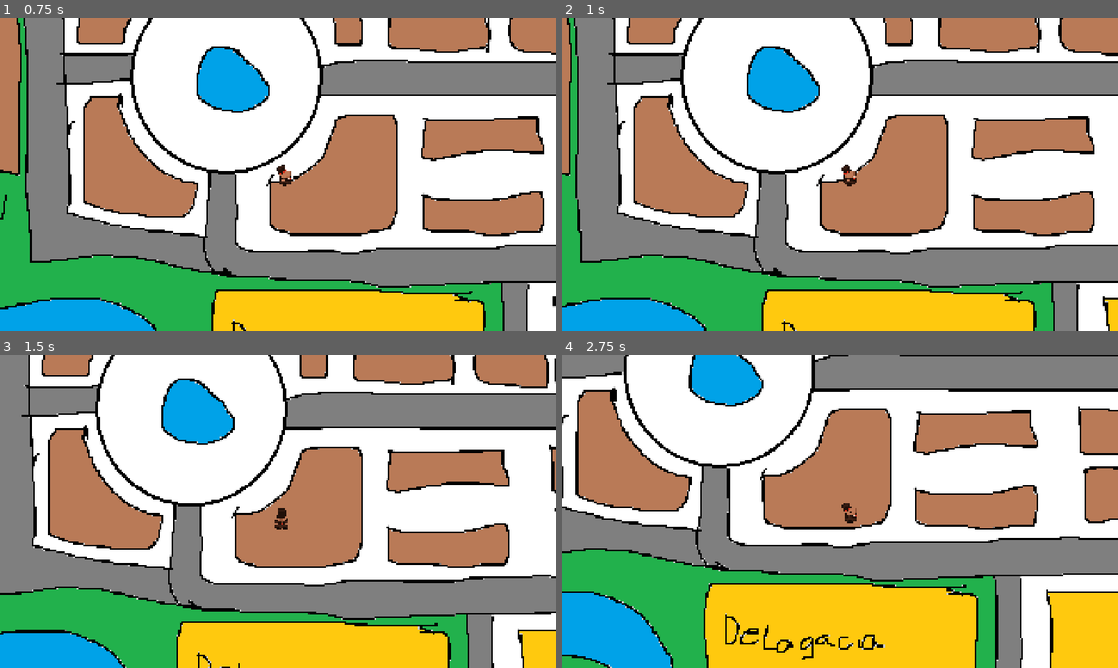
Above: before the commit, frames 1-4 (two rows, left to right).
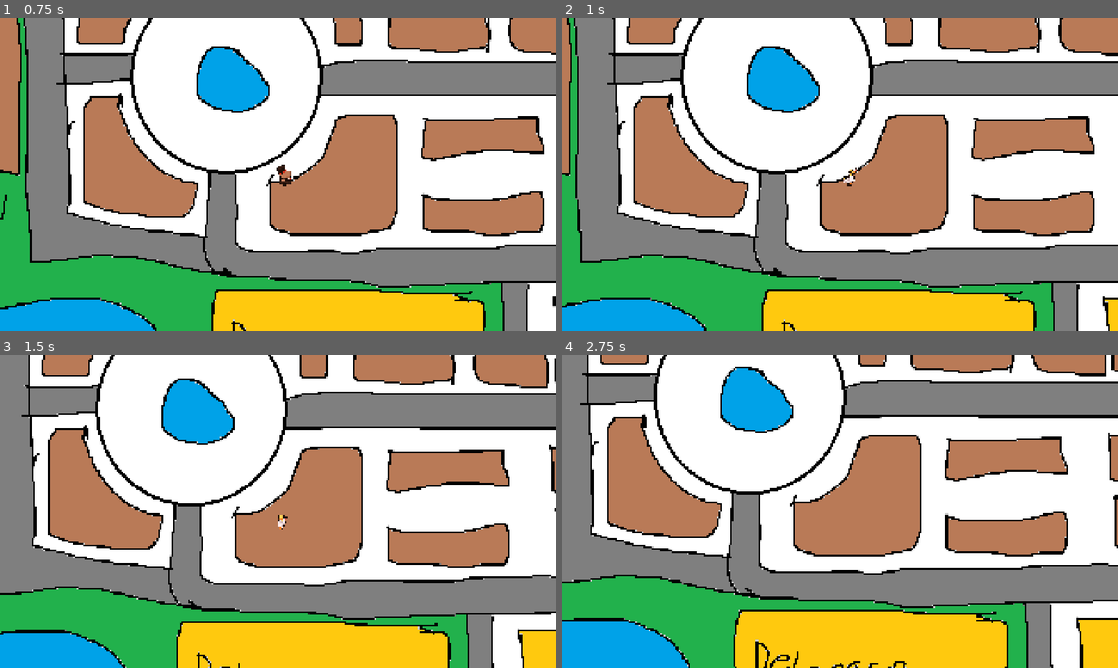
Above: after the commit, the same moments.

Repository: Lulu-caxz/game-jam-ln
Game: Godot game, scene res://scenes/jogo.tscn
Same seed, same stepped clock (60 frames per second), same inputs: the game is played once before the commit and once after it.
Inputs:
- Up to frame 1 (0.75 s): tap Enter at 0.5 s; hold Right (ui_right) from 0.53 s (still down); tap 1 (1, bound only after the commit) at 0.6 s
- Up to frame 2 (1 s): keep holding Right (ui_right); tap 2 (2, bound only after the commit) at 0.8 s
- Up to frame 3 (1.5 s): release Right (ui_right) at 1.28 s; hold Down (ui_down) from 1.28 s (still down); tap 2 (2, bound only after the commit) at 1.35 s
- Up to frame 4 (2.75 s): tap 3 (3, bound only after the commit) at 1.55, 2.1 s; release Down (ui_down) at 2.03 s; hold Right (ui_right) from 2.03 s (still down); tap 1 (1, bound only after the commit) at 2.3 s

Frame 1 is identical in both runs. In frame 2, 0.1% of the frame differs, in the area x 50-54%, y 46-54%; in frame 3, 0.1%; in frame 4, 63%, in the area x 0-100%, y 0-100%.
Error after the commit: Cannot call method 'show' on a null value. (res://scripts/player.gd:26)

Commit message:
pato e musica

Diff:
--- a/project.godot
+++ b/project.godot
@@ -65,6 +65,21 @@
 "deadzone": 0.2,
 "events": []
 }
+1={
+"deadzone": 0.2,
+"events": [Object(InputEventKey,"resource_local_to_scene":false,"resource_name":"","device":-1,"window_id":0,"alt_pressed":false,"shift_pressed":false,"ctrl_pressed":false,"meta_pressed":false,"pressed":false,"keycode":0,"physical_keycode":49,"key_label":0,"unicode":49,"location":0,"echo":false,"script":null)
+]
+}
+2={
+"deadzone": 0.2,
+"events": [Object(InputEventKey,"resource_local_to_scene":false,"resource_name":"","device":-1,"window_id":0,"alt_pressed":false,"shift_pressed":false,"ctrl_pressed":false,"meta_pressed":false,"pressed":false,"keycode":0,"physical_keycode":50,"key_label":0,"unicode":50,"location":0,"echo":false,"script":null)
+]
+}
+3={
+"deadzone": 0.2,
+"events": [Object(InputEventKey,"resource_local_to_scene":false,"resource_name":"","device":-1,"window_id":0,"alt_pressed":false,"shift_pressed":false,"ctrl_pressed":false,"meta_pressed":false,"pressed":false,"keycode":0,"physical_keycode":51,"key_label":0,"unicode":51,"location":0,"echo":false,"script":null)
+]
+}
 
 [physics]
 
--- a/scenes/jogo.tscn
+++ b/scenes/jogo.tscn
@@ -2,9 +2,16 @@
 
 [ext_resource type="PackedScene" uid="uid://c8tfog1w6sb3i" path="res://scenes/mapa.tscn" id="1_sq8yp"]
 [ext_resource type="PackedScene" uid="uid://gmp0jsw3nssa" path="res://scenes/player.tscn" id="2_1b3iq"]
+[ext_resource type="AudioStream" uid="uid://dcm35x4knjw7t" path="res://sounds/MusicaBaseJogo.mp3" id="3_1b3iq"]
 
 [node name="Jogo" type="Node2D" unique_id=748497634]
 
 [node name="Mapa" parent="." unique_id=1891813993 instance=ExtResource("1_sq8yp")]
 
 [node name="Player" parent="." unique_id=1284986966 instance=ExtResource("2_1b3iq")]
+
+[node name="AudioStreamPlayer" type="AudioStreamPlayer" parent="." unique_id=1668779587]
+stream = ExtResource("3_1b3iq")
+autoplay = true
+mix_target = 1
+parameters/looping = true
--- a/scenes/player.tscn
+++ b/scenes/player.tscn
@@ -2,6 +2,7 @@
 
 [ext_resource type="Script" uid="uid://cdidvfku40v22" path="res://scripts/player.gd" id="1_g2els"]
 [ext_resource type="Texture2D" uid="uid://bch72wbree8ao" path="res://sprites/Capy_Talista.png" id="2_g2els"]
+[ext_resource type="Texture2D" uid="uid://c7jodccsiu7v2" path="res://sprites/PsicoPatoSheet.png" id="3_qhqgy"]
 
 [sub_resource type="RectangleShape2D" id="RectangleShape2D_26022"]
 size = Vector2(18.661259, 23.529411)
@@ -183,6 +184,189 @@
 }, {
 "duration": 1.0,
 "texture": SubResource("AtlasTexture_i4ail")
+}],
+"loop": 1,
+"name": &"esquerda_move",
+"speed": 5.0
+}]
+
+[sub_resource type="AtlasTexture" id="AtlasTexture_a38lo"]
+atlas = ExtResource("3_qhqgy")
+region = Rect2(96, 0, 32, 32)
+
+[sub_resource type="AtlasTexture" id="AtlasTexture_4ni07"]
+atlas = ExtResource("3_qhqgy")
+region = Rect2(0, 128, 32, 32)
+
+[sub_resource type="AtlasTexture" id="AtlasTexture_l71n6"]
+atlas = ExtResource("3_qhqgy")
+region = Rect2(32, 128, 32, 32)
+
+[sub_resource type="AtlasTexture" id="AtlasTexture_ke2ow"]
+atlas = ExtResource("3_qhqgy")
+region = Rect2(64, 128, 32, 32)
+
+[sub_resource type="AtlasTexture" id="AtlasTexture_ujl30"]
+atlas = ExtResource("3_qhqgy")
+region = Rect2(96, 128, 32, 32)
+
+[sub_resource type="AtlasTexture" id="AtlasTexture_31cv2"]
+atlas = ExtResource("3_qhqgy")
+region = Rect2(64, 0, 32, 32)
+
+[sub_resource type="AtlasTexture" id="AtlasTexture_pf23h"]
+atlas = ExtResource("3_qhqgy")
+region = Rect2(0, 96, 32, 32)
+
+[sub_resource type="AtlasTexture" id="AtlasTexture_dt7fs"]
+atlas = ExtResource("3_qhqgy")
+region = Rect2(32, 96, 32, 32)
+
+[sub_resource type="AtlasTexture" id="AtlasTexture_wqfne"]
+atlas = ExtResource("3_qhqgy")
+region = Rect2(64, 96, 32, 32)
+
+[sub_resource type="AtlasTexture" id="AtlasTexture_wnwbv"]
+atlas = ExtResource("3_qhqgy")
+region = Rect2(96, 96, 32, 32)
+
+[sub_resource type="AtlasTexture" id="AtlasTexture_gl8cc"]
+atlas = ExtResource("3_qhqgy")
+region = Rect2(0, 0, 32, 32)
+
+[sub_resource type="AtlasTexture" id="AtlasTexture_487ah"]
+atlas = ExtResource("3_qhqgy")
+region = Rect2(0, 32, 32, 32)
+
+[sub_resource type="AtlasTexture" id="AtlasTexture_md1ol"]
+atlas = ExtResource("3_qhqgy")
+region = Rect2(32, 32, 32, 32)
+
+[sub_resource type="AtlasTexture" id="AtlasTexture_bj30b"]
+atlas = ExtResource("3_qhqgy")
+region = Rect2(64, 32, 32, 32)
+
+[sub_resource type="AtlasTexture" id="AtlasTexture_jc3p3"]
+atlas = ExtResource("3_qhqgy")
+region = Rect2(96, 32, 32, 32)
+
+[sub_resource type="AtlasTexture" id="AtlasTexture_hax0n"]
+atlas = ExtResource("3_qhqgy")
+region = Rect2(32, 0, 32, 32)
+
+[sub_resource type="AtlasTexture" id="AtlasTexture_t4otl"]
+atlas = ExtResource("3_qhqgy")
+region = Rect2(0, 64, 32, 32)
+
+[sub_resource type="AtlasTexture" id="AtlasTexture_j2b1d"]
+atlas = ExtResource("3_qhqgy")
+region = Rect2(32, 64, 32, 32)
+
+[sub_resource type="AtlasTexture" id="AtlasTexture_cs1tg"]
+atlas = ExtResource("3_qhqgy")
+region = Rect2(64, 64, 32, 32)
+
+[sub_resource type="AtlasTexture" id="AtlasTexture_2dvfe"]
+atlas = ExtResource("3_qhqgy")
+region = Rect2(96, 64, 32, 32)
+
+[sub_resource type="SpriteFrames" id="SpriteFrames_g2els"]
+animations = [{
+"frames": [{
+"duration": 1.0,
+"texture": SubResource("AtlasTexture_a38lo")
+}],
+"loop": 1,
+"name": &"baixo_idle",
+"speed": 5.0
+}, {
+"frames": [{
+"duration": 1.0,
+"texture": SubResource("AtlasTexture_4ni07")
+}, {
+"duration": 1.0,
+"texture": SubResource("AtlasTexture_l71n6")
+}, {
+"duration": 1.0,
+"texture": SubResource("AtlasTexture_ke2ow")
+}, {
+"duration": 1.0,
+"texture": SubResource("AtlasTexture_ujl30")
+}],
+"loop": 1,
+"name": &"baixo_move",
+"speed": 5.0
+}, {
+"frames": [{
+"duration": 1.0,
+"texture": SubResource("AtlasTexture_31cv2")
+}],
+"loop": 1,
+"name": &"cima_idle",
+"speed": 5.0
+}, {
+"frames": [{
+"duration": 1.0,
+"texture": SubResource("AtlasTexture_pf23h")
+}, {
+"duration": 1.0,
+"texture": SubResource("AtlasTexture_dt7fs")
+}, {
+"duration": 1.0,
+"texture": SubResource("AtlasTexture_wqfne")
+}, {
+"duration": 1.0,
+"texture": SubResource("AtlasTexture_wnwbv")
+}],
+"loop": 1,
+"name": &"cima_move",
+"speed": 5.0
+}, {
+"frames": [{
+"duration": 1.0,
+"texture": SubResource("AtlasTexture_gl8cc")
+}],
+"loop": 1,
+"name": &"direita_idle",
+"speed": 5.0
+}, {
+"frames": [{
+"duration": 1.0,
+"texture": SubResource("AtlasTexture_487ah")
+}, {
+"duration": 1.0,
+"texture": SubResource("AtlasTexture_md1ol")
+}, {
+"duration": 1.0,
+"texture": SubResource("AtlasTexture_bj30b")
+}, {
+"duration": 1.0,
+"texture": SubResource("AtlasTexture_jc3p3")
+}],
+"loop": 1,
+"name": &"direita_move",
+"speed": 5.0
+}, {
+"frames": [{
+"duration": 1.0,
+"texture": SubResource("AtlasTexture_hax0n")
+}],
+"loop": 1,
+"name": &"esquerda_idle",
+"speed": 5.0
+}, {
+"frames": [{
+"duration": 1.0,
+"texture": SubResource("AtlasTexture_t4otl")
+}, {
+"duration": 1.0,
+"texture": SubResource("AtlasTexture_j2b1d")
+}, {
+"duration": 1.0,
+"texture": SubResource("AtlasTexture_cs1tg")
+}, {
+"duration": 1.0,
+"texture": SubResource("AtlasTexture_2dvfe")
 }],
 "loop": 1,
 "name": &"esquerda_move",
@@ -204,14 +388,10 @@
 [node name="AnimacaoCapivara" type="AnimatedSprite2D" parent="." unique_id=294652535]
 sprite_frames = SubResource("SpriteFrames_26022")
 animation = &"esquerda_move"
-speed_scale = 1.57
-
-[node name="AnimacaoPato" type="AnimatedSprite2D" parent="." unique_id=312195012]
-sprite_frames = SubResource("SpriteFrames_26022")
-animation = &"cima_idle"
-speed_scale = 1.57
-
-[node name="AnimacaoVeado" type="AnimatedSprite2D" parent="." unique_id=1345876850]
-sprite_frames = SubResource("SpriteFrames_26022")
-animation = &"cima_idle"
-speed_scale = 1.57
+frame_progress = 0.3076247
+speed_scale = 1.5
+
+[node name="AnimacaoPato" type="AnimatedSprite2D" parent="." unique_id=334788191]
+sprite_frames = SubResource("SpriteFrames_g2els")
+animation = &"esquerda_move"
+speed_scale = 1.5
--- a/scripts/player.gd
+++ b/scripts/player.gd
@@ -7,10 +7,10 @@
 	Vector2.DOWN: "baixo",
 	Vector2.LEFT: "esquerda",
 	Vector2.RIGHT: "direita",
-	Vector2(-1, -1): "esquerda",  # cima-esquerda -> usa animação da esquerda
-	Vector2(1, -1): "direita",    # cima-direita -> usa animação da direita
-	Vector2(-1, 1): "esquerda",   # baixo-esquerda -> usa animação da esquerda
-	Vector2(1, 1): "direita"      # baixo-direita -> usa animação da direita
+	Vector2(-1, -1): "esquerda",  # cima-esquerda
+	Vector2(1, -1): "direita",    # cima-direita
+	Vector2(-1, 1): "esquerda",   # baixo-esquerda
+	Vector2(1, 1): "direita"      # baixo-direita
 }
 
 var animacao: AnimatedSprite2D
@@ -45,3 +45,16 @@
 		velocity = Vector2.ZERO
 
 	move_and_slide()
+
+
+
+	#trocar de animal
+	if Input.is_action_just_pressed("1"):
+		Global.atual = 0
+		mudarAnimacao()
+	if Input.is_action_just_pressed("2"):
+		Global.atual = 1
+		mudarAnimacao()
+	if Input.is_action_just_pressed("3"):
+		Global.atual = 2
+		mudarAnimacao()
Not shown, added: sounds/MusicaBaseJogo.mp3.import
Binary file added: sprites/PsicoPatoSheet.png
Not shown, added: sprites/PsicoPatoSheet.png.import
Not shown, added: sounds/MusicaBaseJogo.mp3
